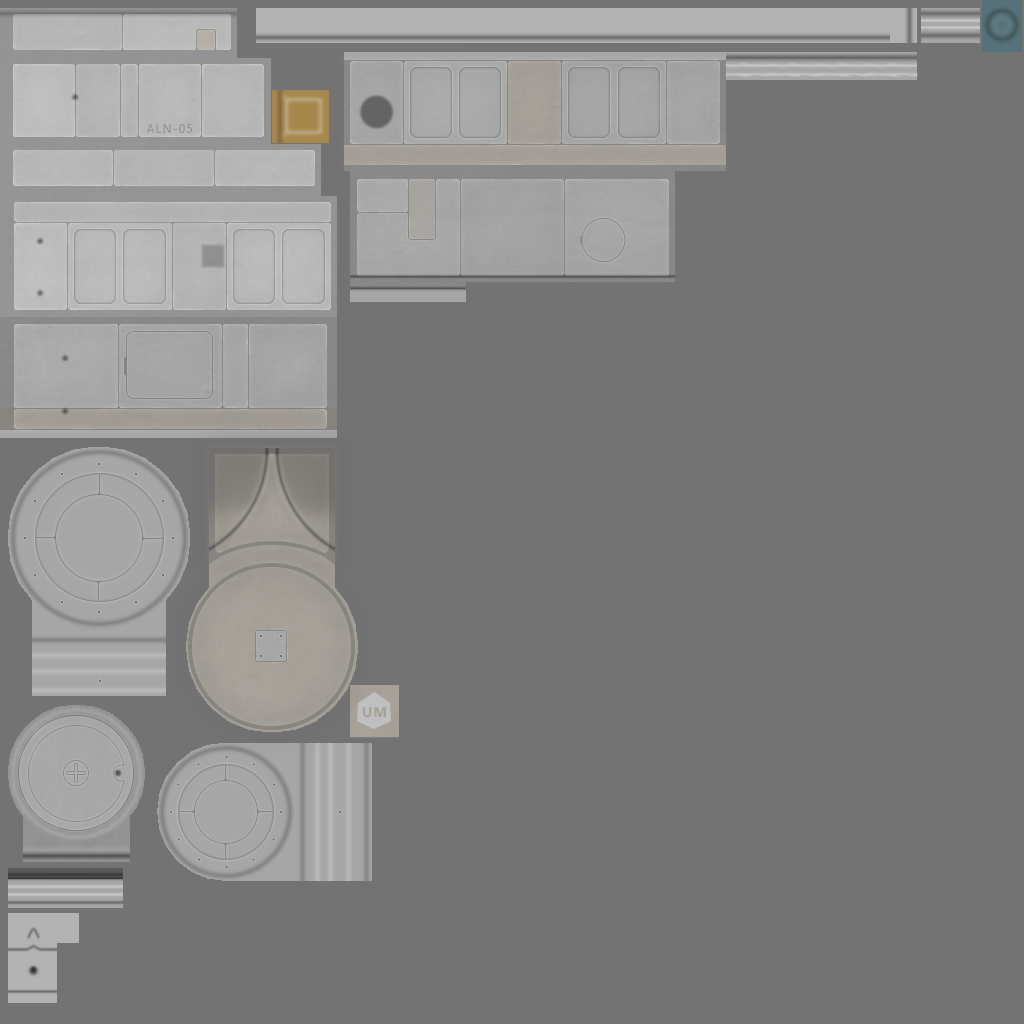
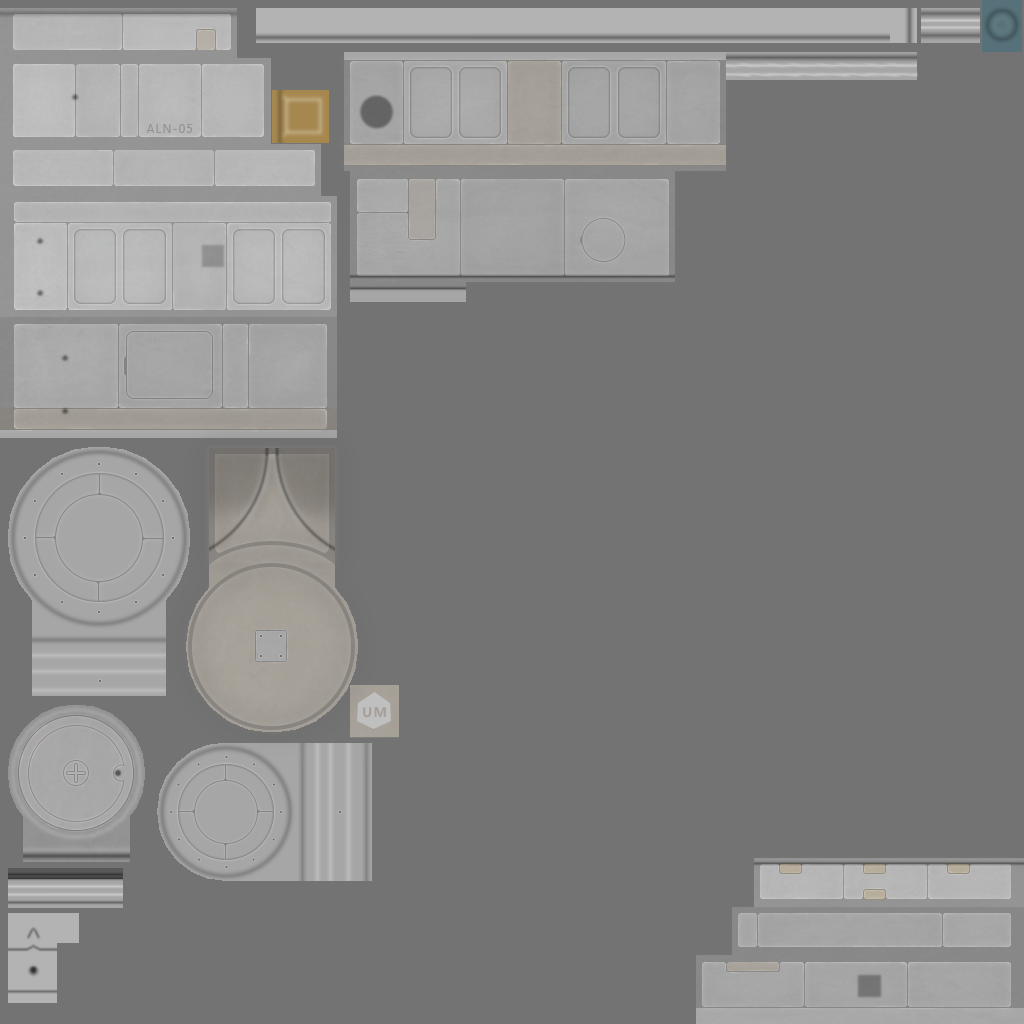
Revision of a layered 1024px x 1024px image; what changed, layer by layer:
added layer "Body Low 2" (1st of 3) (30%) above "Body Low 1" over (855, 972, 884, 1000)
added layer "Body Low 1" (1st of 4) above "Hue/Saturation 5" over (754, 860, 1024, 867)
added group "Body" (1st of 8) (40%) with 4 layers above "Node_1" over (696, 858, 1024, 1016)
added layer "Body" (2nd of 8, in "Body") in group "Body" over (696, 858, 1024, 1008)
added layer "Body Higher" (1st of 4, in "Body") (50%) in group "Body" over (699, 862, 1015, 1010)
added layer "Body High" (1st of 3, in "Body") in group "Body" over (696, 858, 1020, 1016)
added layer "Body Shade" (1st of 4, in "Body") (50%) in group "Body" over (702, 864, 1011, 1007)
added layer "Wear" (4th of 4) (20%) above "b" over (696, 858, 1024, 1024)
painted on "b" over (696, 858, 1024, 1024)
